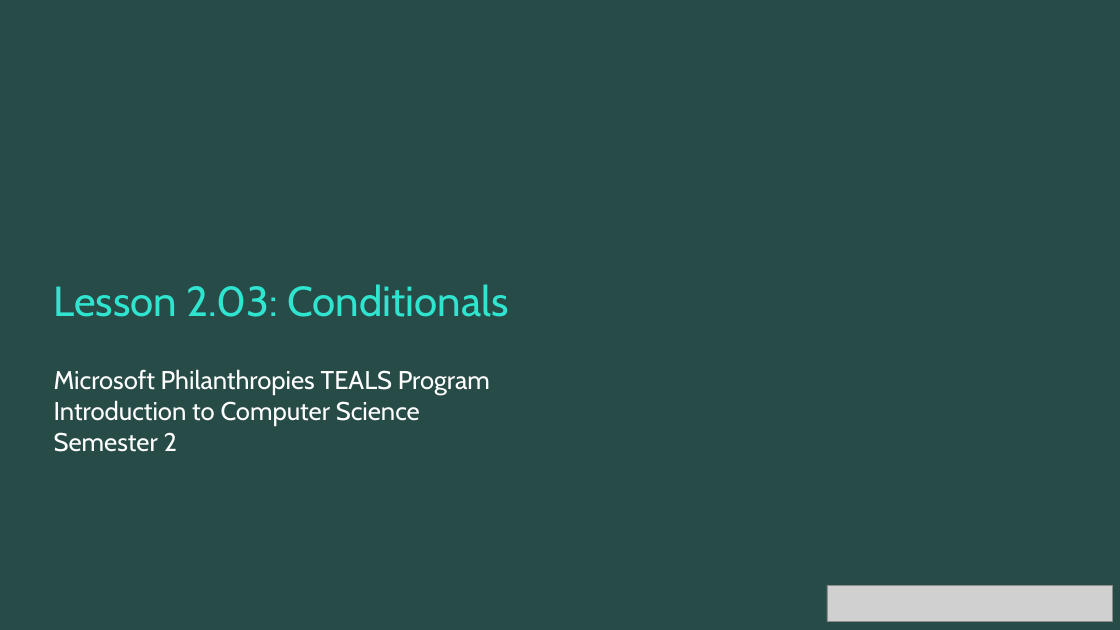
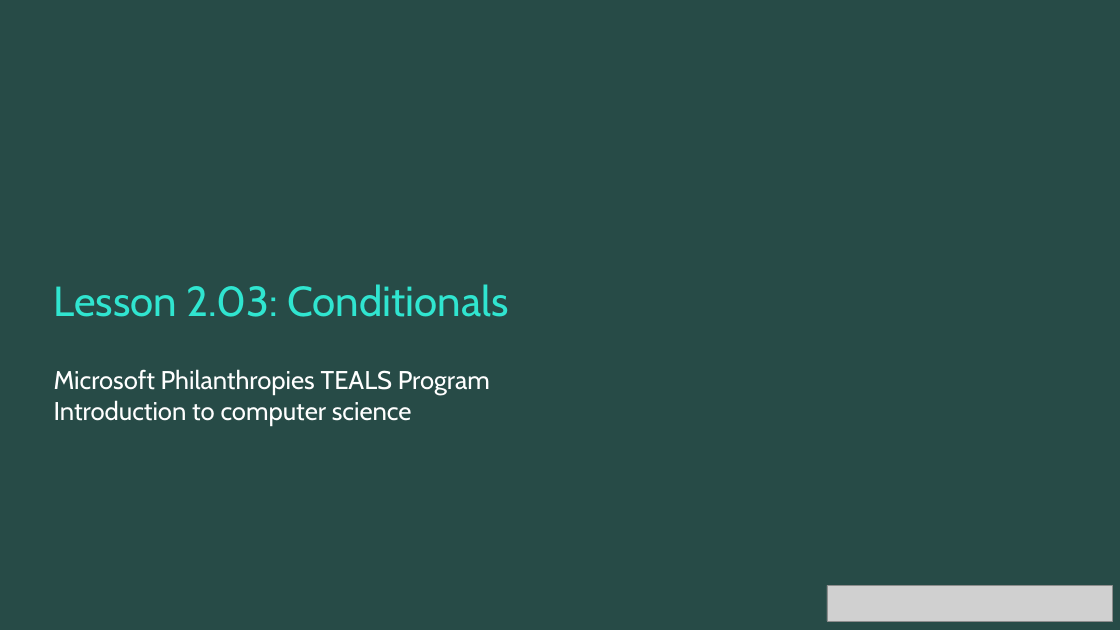
Before and after one commit to TEALSK12/2nd-semester-introduction-to-computer-science, a slide deck: slide 1 of units/2_unit/slidedecks/Intro Python 2.03 TEALS.pptx. Drawn at 1120x630 pixels with LibreOffice and Linux fonts; fonts in the diff are those of the drawing; grey boxes stand for pictures; background and template pictures are left out. Boxes give left, top, right and bottom in pixels: in the first picture for what was removed or moved away, otherwise in the second. Text is boxed around its words. In the diff, an @@ line names an element or a change of style, - is before the commit and + after.

```diff
--- a/units/2_unit/slidedecks/Intro Python 2.03 TEALS.pptx
+++ b/units/2_unit/slidedecks/Intro Python 2.03 TEALS.pptx
@@ text at [54,400,412,426]: text changed @@
-Introduction to Computer Science
-Semester 2
+Introduction to computer science
```
Also in this commit, not shown: 5 other slides changed.
